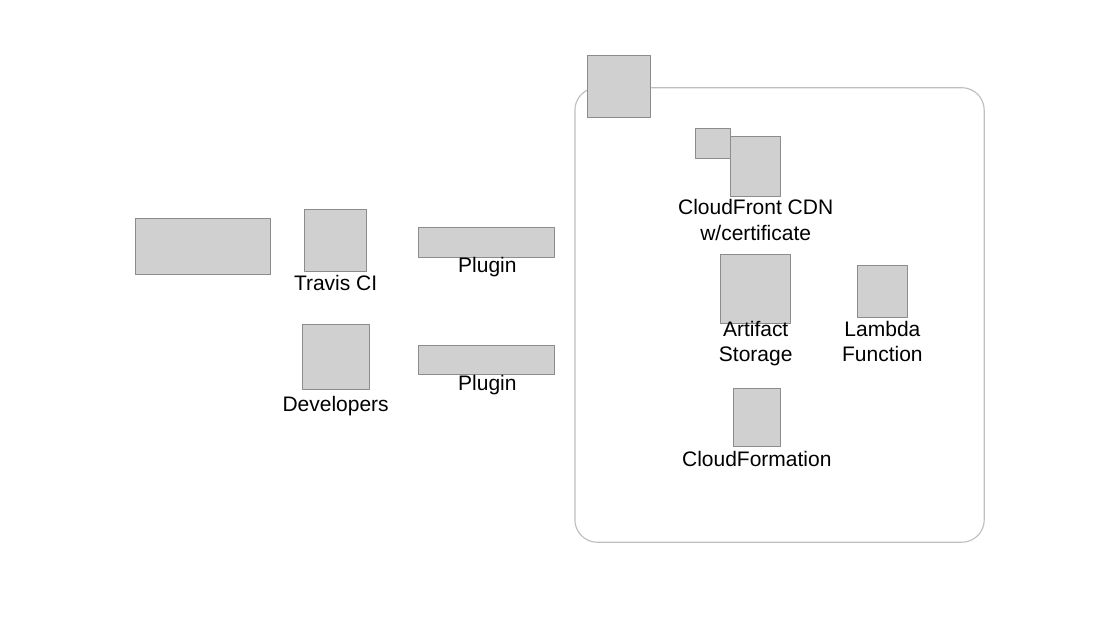
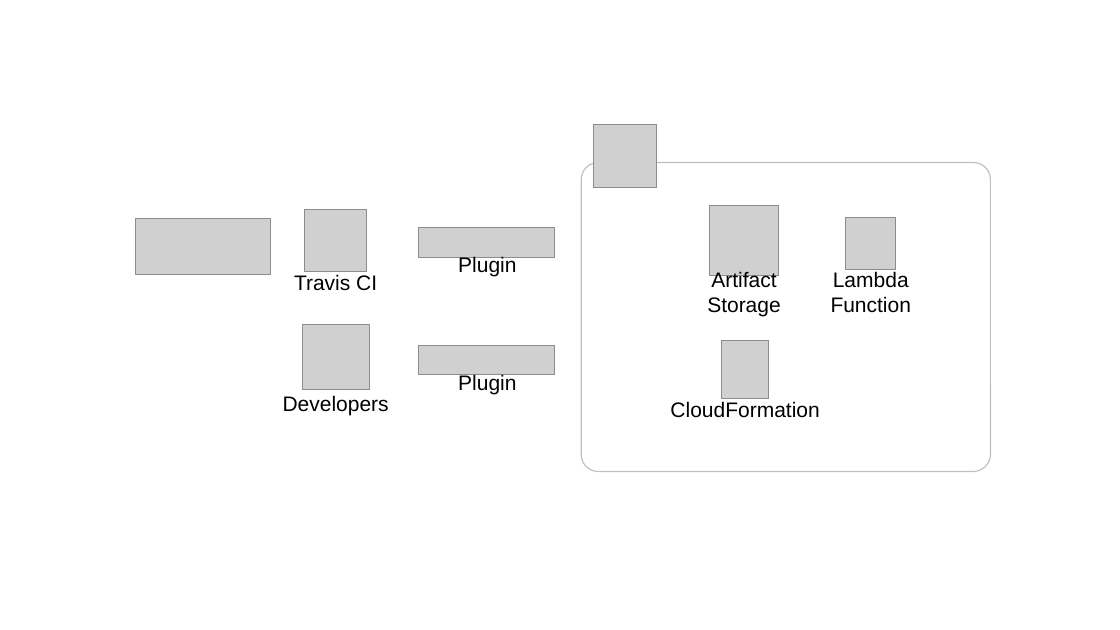
Before and after one commit to olublessed/artifacts3-repo, a slide deck: slide 1 of src/docs/asciidoc/diagrams/architecture.pptx. Drawn at 1120x630 pixels with LibreOffice and Linux fonts; fonts in the diff are those of the drawing; grey boxes stand for pictures. Boxes give left, top, right and bottom in pixels: in the first picture for what was removed or moved away, otherwise in the second. Text is boxed around its words. In the diff, an @@ line names an element or a change of style, - is before the commit and + after.

```diff
--- a/src/docs/asciidoc/diagrams/architecture.pptx
+++ b/src/docs/asciidoc/diagrams/architecture.pptx
@@ picture: place and size @@
-picture at [588,55,651,118]
+picture at [594,124,657,187]
@@ picture removed at [696,129,730,158] @@
@@ picture removed at [731,136,781,196] @@
@@ rounded rectangle: place and size @@
-rounded rectangle at [575,87,984,542]
+rounded rectangle at [581,163,991,472]
@@ text removed at [678,198,833,241] @@
-CloudFront CDN
-w/certificate
@@ 3 pictures, 3 texts: place and size @@
-3 pictures, 3 texts at [682,254,922,467]
+3 pictures, 3 texts at [670,206,911,418]
```
Also in this commit, not shown: 2 other files.
